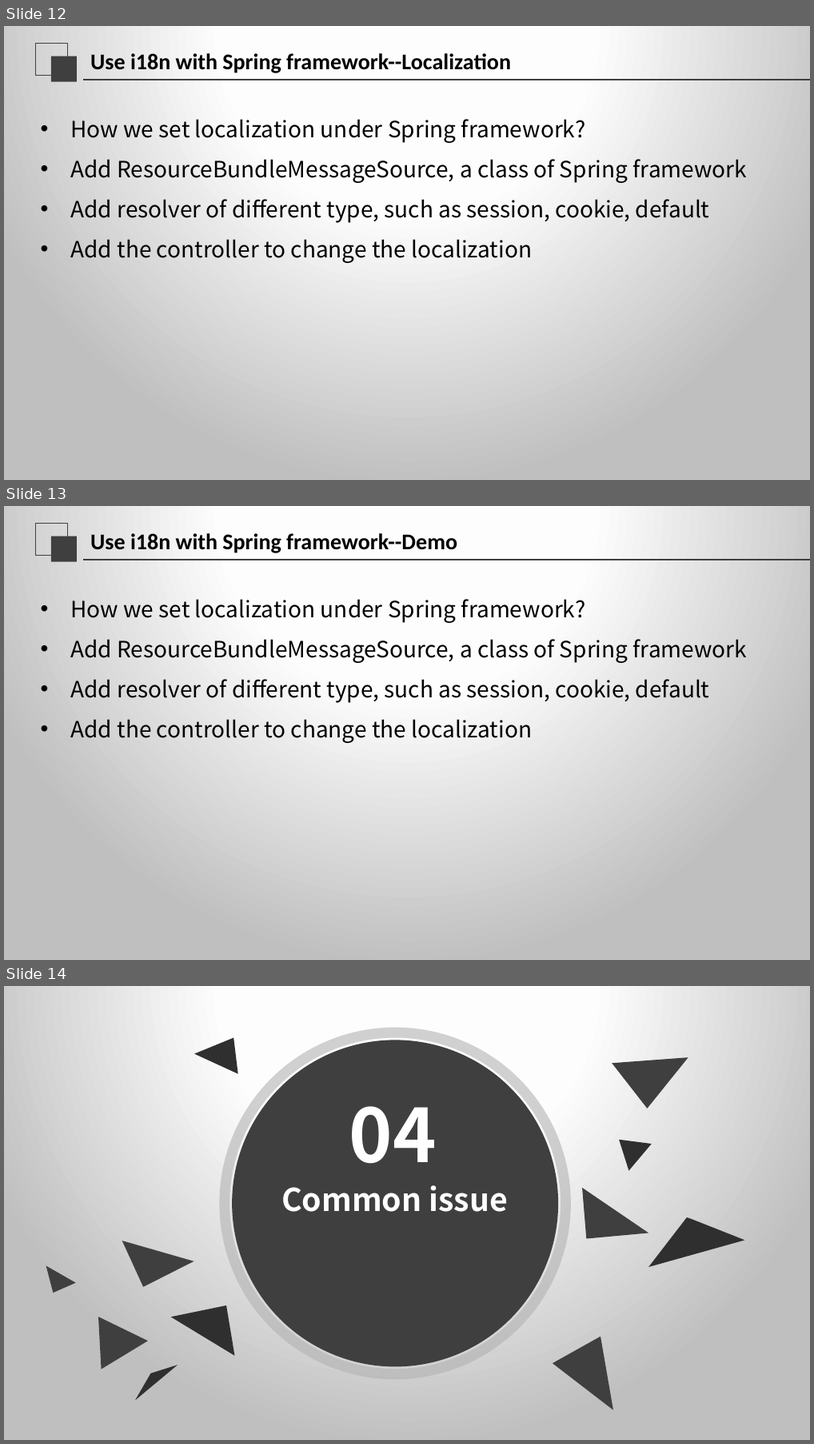
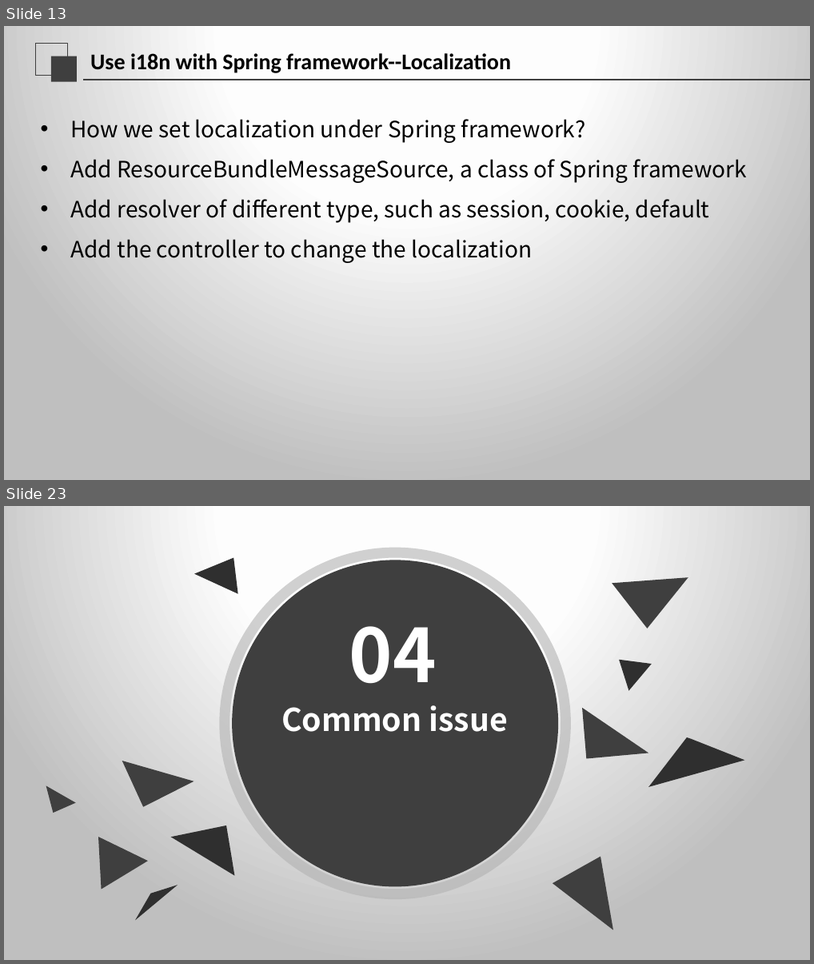
Before and after one commit to jishiting/SpringI18N, a slide deck: Internationalization.pptx. Shown one above the other, each under a label of ours: slides 12, 13 and 14 before the commit, slides 13 and 23 after it; the slides between them are not shown. The pictures are 814x1444 and 814x964 pixels, drawn with LibreOffice and Linux fonts; fonts in the diff are those of the drawing. Boxes give left, top, right and bottom in pixels: in the first picture for what was removed or moved away, otherwise in the second. Text is boxed around its words. In the diff, an @@ line names an element or a change of style, - is before the commit and + after.

Commit message:
add new page and finish the demo code

```diff
--- a/Internationalization.pptx
+++ b/Internationalization.pptx
@@ slide 13 removed at box(4, 506, 810, 960), background gradient #FFFFFF to #FEFEFE to #BFBFBF; not listed: 3 template elements that a slide beside it also shows @@
@@ title removed at box(90, 533, 458, 553) @@
-Use i18n with Spring framework--Demo
@@ text removed at box(70, 599, 586, 623) @@
-• How we set localization under Spring framework?
@@ text removed at box(70, 639, 747, 663) @@
-• Add ResourceBundleMessageSource, a class of Spring framework
@@ text removed at box(70, 679, 710, 703) @@
-• Add resolver of different type, such as session, cookie, default
@@ text removed at box(70, 719, 533, 743) @@
-• Add the controller to change the localization
@@ what was slide 12 is now slide 13 @@
@@ what was slide 14 is now slide 23 @@
```
Also in this commit, not shown: 2 slides changed, 10 slides added.
